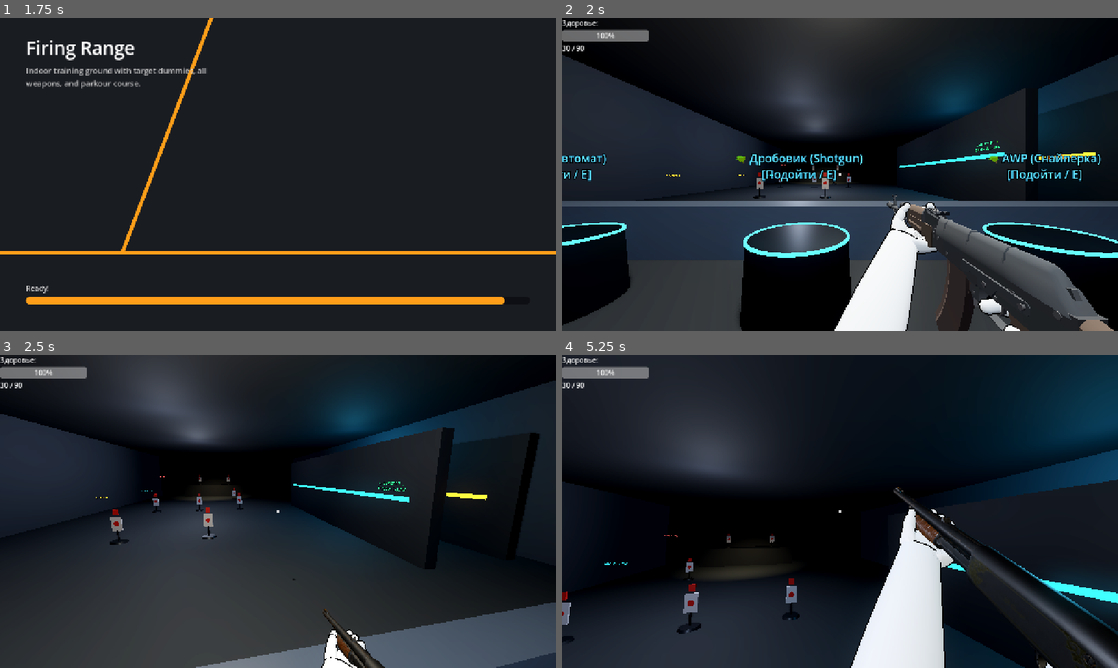
Above: before the commit, frames 1-4 (two rows, left to right).
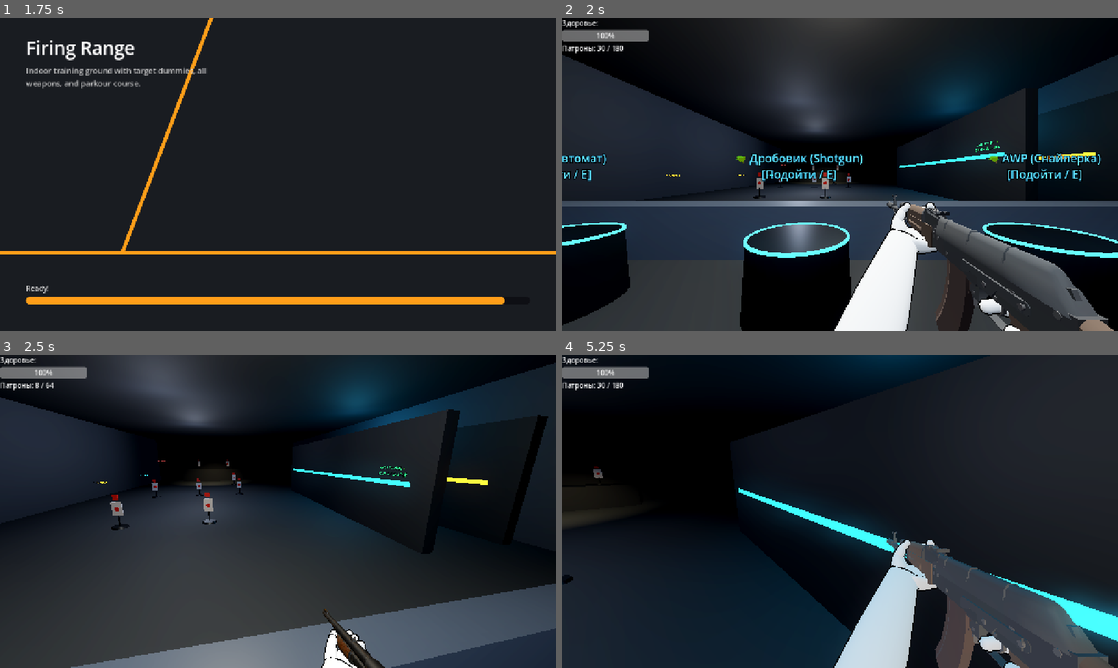
Above: after the commit, the same moments.

Repository: genjblu/multiplayer-vb
Game: Godot game, scene res://scenes/main_menu.tscn
Two runs of this game, one before a commit and one after it. Both use one fixed random seed, a clock stepped at 60 frames per second and the inputs below.
Inputs (mouse positions are in pixels of both pictures, inside the frame that each line leads up to):
- Up to frame 1 (1.75 s): click (305, 115) at 0.52 s; type "Alex" at 0.6 s; click "🎯 Firing Range (Training)" at 1.25 s
- Up to frame 2 (2 s): no input
- Up to frame 3 (2.5 s): tap Enter (ui_accept) at 2 s; move the mouse to (305, 511) at 2.02 s; hold W (move_forward) from 2.03 s (still down); hold Q (weapon_wheel) from 2.03 s (still down); click (305, 511) at 2.17 s; tap Space (jump) at 2.27 s
- Up to frame 4 (5.25 s): keep holding W (move_forward); tap Space (jump) at 2.57, 3.02, 3.32, 4.52, 4.82 s; move the mouse to (812, 511) at 2.77 s; release Q (weapon_wheel) at 2.78 s; right-click (812, 511) at 2.85 s; tap Q (weapon_wheel) at 3.05, 3.8, 4.55 s; move the mouse to (851, 505) at 3.52 s; hold Ctrl (crouch) 3.53-4.28 s; move the mouse to (834, 517) at 4.27 s; click (834, 517) at 4.35 s; move the mouse to (878, 514) at 5.02 s; hold Shift (sprint) from 5.03 s (still down)

Frame 1 is identical in both runs. In frame 2, 0.2% of the frame differs, in the area x 0-65%, y 8-71%; in frame 3, 17%; in frame 4, 47%, in the area x 0-100%, y 0-100%.
Error before the commit: Parse Error: Function "get_viewport_rect()" not found in base self. (res://scripts/hud.gd:467)

Commit message:
fix(hud): use get_viewport().get_visible_rect() on CanvasLayer instead of get_viewport_rect

Diff:
--- a/scripts/hud.gd
+++ b/scripts/hud.gd
@@ -464,9 +464,8 @@
 	var panel := PanelContainer.new()
 	panel.theme = UITheme.build()
 	var is_mob := _is_mobile()
-	var vp_size := get_viewport_rect().size
-	if vp_size == Vector2.ZERO:
-		vp_size = Vector2(1280, 720)
+	var vp := get_viewport()
+	var vp_size: Vector2 = vp.get_visible_rect().size if vp else Vector2(1280, 720)
 	var w: float = minf(vp_size.x - 30.0, 460.0 if is_mob else 680.0)
 	var h: float = minf(vp_size.y - 30.0, 320.0 if is_mob else 500.0)
 	panel.custom_minimum_size = Vector2(w, h)
--- a/scripts/weapon_wheel.gd
+++ b/scripts/weapon_wheel.gd
@@ -45,9 +45,8 @@
 		var cur_w: int = int(player.current_weapon)
 		selected_index = SLOT_WEAPON_MAP.find(cur_w)
 
-	var vp_size := get_viewport_rect().size
-	if vp_size == Vector2.ZERO:
-		vp_size = size
+	var vp := get_viewport()
+	var vp_size: Vector2 = vp.get_visible_rect().size if vp else size
 	if custom_center != Vector2.ZERO:
 		center_pos.x = clampf(custom_center.x, WHEEL_RADIUS + 20.0, maxf(vp_size.x - WHEEL_RADIUS - 20.0, WHEEL_RADIUS + 20.0))
 		center_pos.y = clampf(custom_center.y, WHEEL_RADIUS + 20.0, maxf(vp_size.y - WHEEL_RADIUS - 20.0, WHEEL_RADIUS + 20.0))
